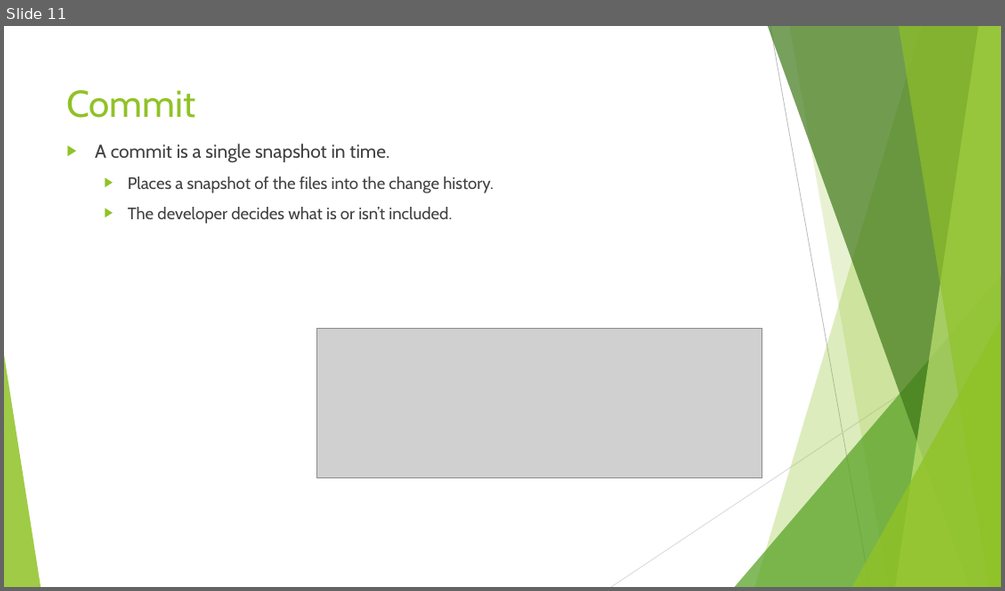
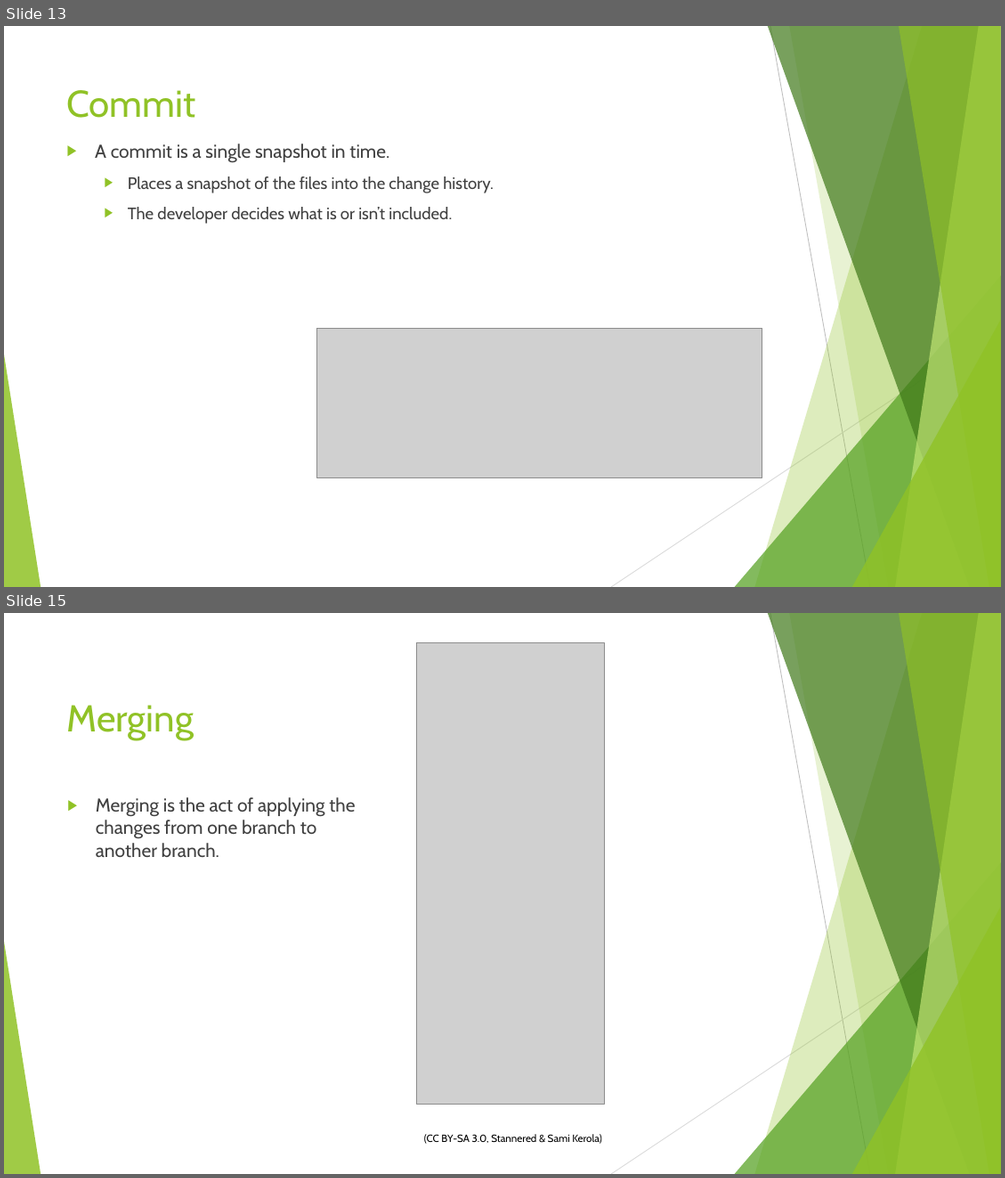
Before and after one commit to sethkaz/git-presentation, a slide deck: Git and LV.pptx. Shown one above the other, each under a label of ours: slide 11 before the commit, slides 13 and 15 after it; the slides between them are not shown. The pictures are 1005x591 and 1005x1178 pixels, drawn with LibreOffice and Linux fonts; fonts in the diff are those of the drawing; grey boxes stand for pictures. Boxes give left, top, right and bottom in pixels: in the first picture for what was removed or moved away, otherwise in the second. Text is boxed around its words. In the diff, an @@ line names an element or a change of style, - is before the commit and + after.

```diff
--- a/Git and LV.pptx
+++ b/Git and LV.pptx
@@ slide 15 added at (4, 613, 1001, 1174), background #FFFFFF; not listed: 10 template elements that a slide beside it also shows @@
@@ picture added at (417, 643, 605, 1103) @@
@@ title added at (67, 705, 194, 740), 36 pt, text #90C226 @@
+Merging
@@ text added at (96, 797, 355, 857), 18 pt, text #404040 @@
+▶ Merging is the act of applying the changes from one branch to another branch.
@@ text added at (424, 1134, 601, 1143), 10 pt, text #000000 @@
+(CC BY-SA 3.0, Stannered & Sami Kerola)
@@ what was slide 11 is now slide 13 @@
```
Also in this commit, not shown: 3 slides changed, 1 other slide added, 1 other file.
